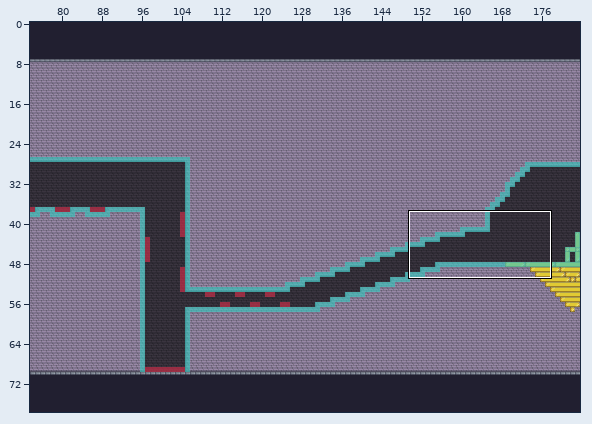
A Tiled map gets an edit: Output/Assets/maps/level2.tmx. Above, an overview of the earlier version with the close-up marked.
Close-up. As it was:
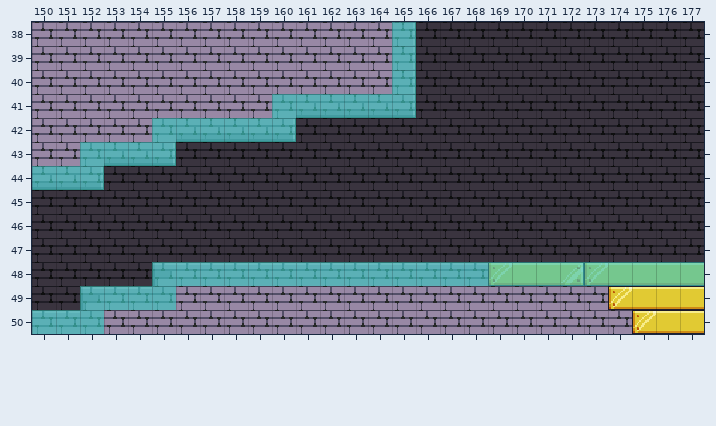
Cells are 16x16 px. Shown: x 150..177, y 38..50. The commit also changed other parts of the map, which this record leaves out.
The result:
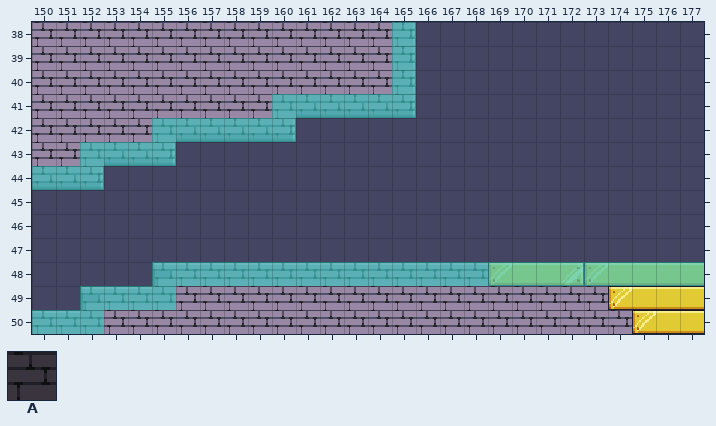
Key: from "Terrain (16x16)bdark": A 128.
_ is an empty cell.
Change:
Layer "Background" (removed):
The author cleared tile A in rows 38 to 41 at x 166 to 177; in row 42 at x 161 to 177; in row 43 at x 156 to 177; in row 44 at x 153 to 177; in rows 45 to 47 at x 150 to 177; in row 48 at x 150 to 154.
The author cleared tile A in row 49 at x 150 to 151.
Pixel boxes of the changes (left, top, right, bottom) in both close-ups:
removed: (32, 22, 704, 310)
